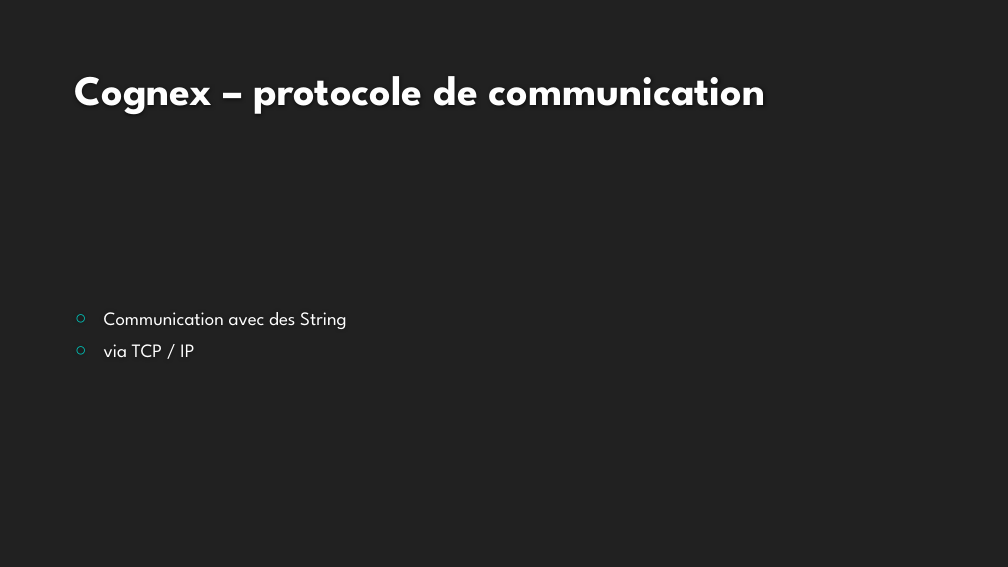
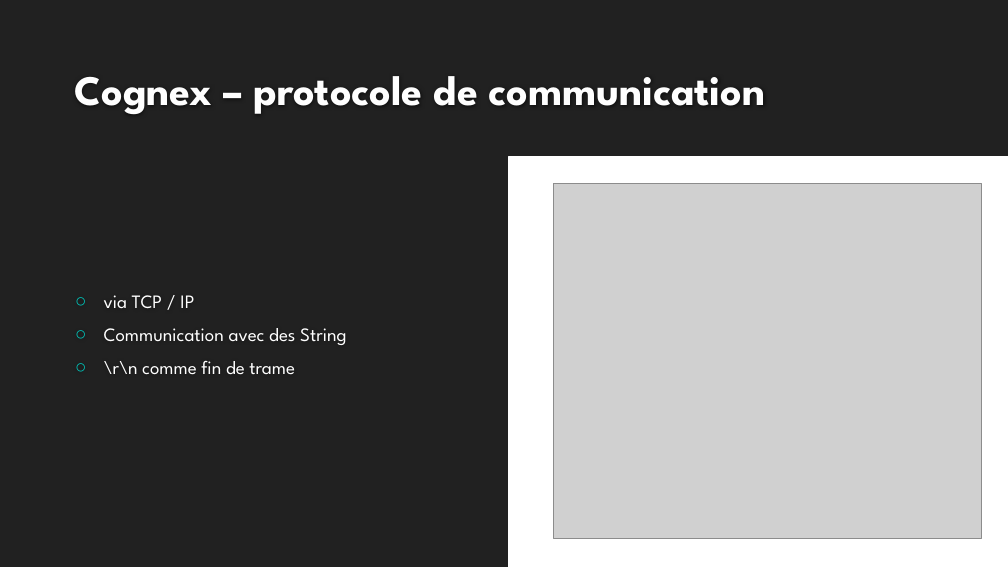
Before and after one commit to SAMUD/BeckhoffPickPlace3ax, a slide deck: slide 7 of Presentation.pptx (slide 6 before the commit). Drawn at 1008x567 pixels with LibreOffice and Linux fonts; fonts in the diff are those of the drawing; grey boxes stand for pictures; background and template pictures are left out. Boxes give left, top, right and bottom in pixels: in the first picture for what was removed or moved away, otherwise in the second. Text is boxed around its words. In the diff, an @@ line names an element or a change of style, - is before the commit and + after.

```diff
--- a/Presentation.pptx
+++ b/Presentation.pptx
@@ rectangle added at [509, 157, 1008, 567], fill #FFFFFF, outline #FFFFFF 1.25 pt @@
@@ picture added at [554, 184, 982, 538] @@
@@ text at [104, 295, 194, 308]: paragraph added @@
+○ via TCP / IP
@@ text at [104, 361, 295, 375]: text changed @@
-○ via TCP / IP
+○ \r\n comme fin de trame
```
Also in this commit, not shown: 1 other slide changed, 18 slides added, 23 other files.
